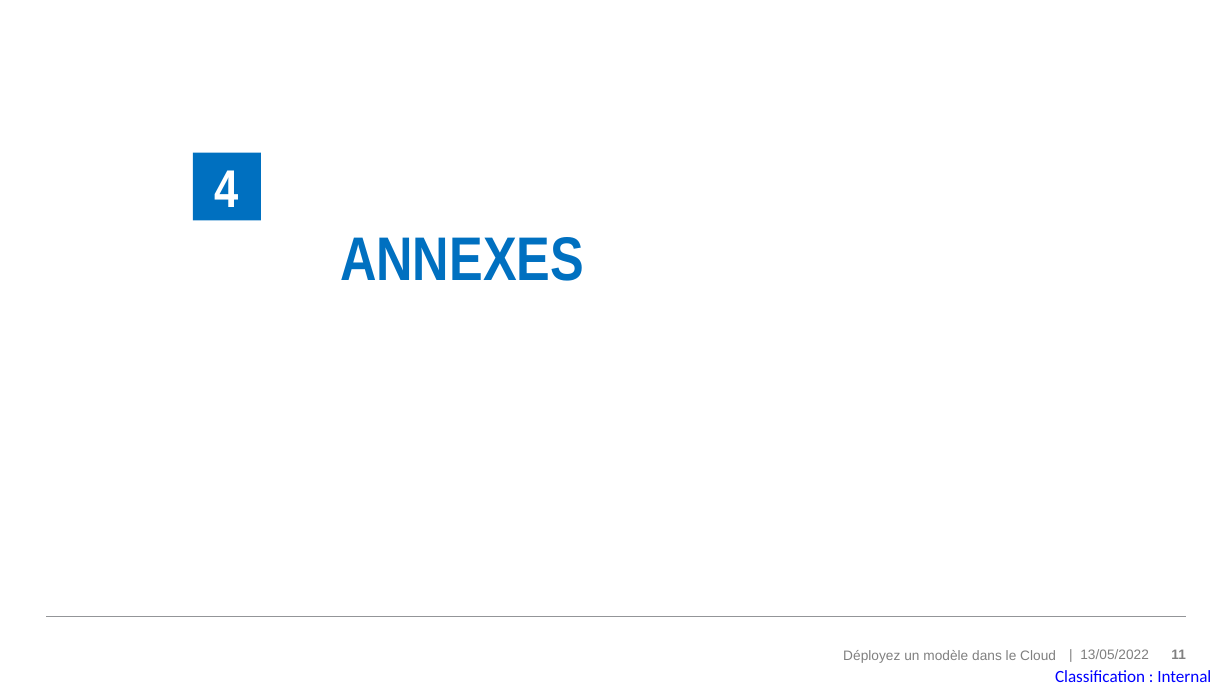
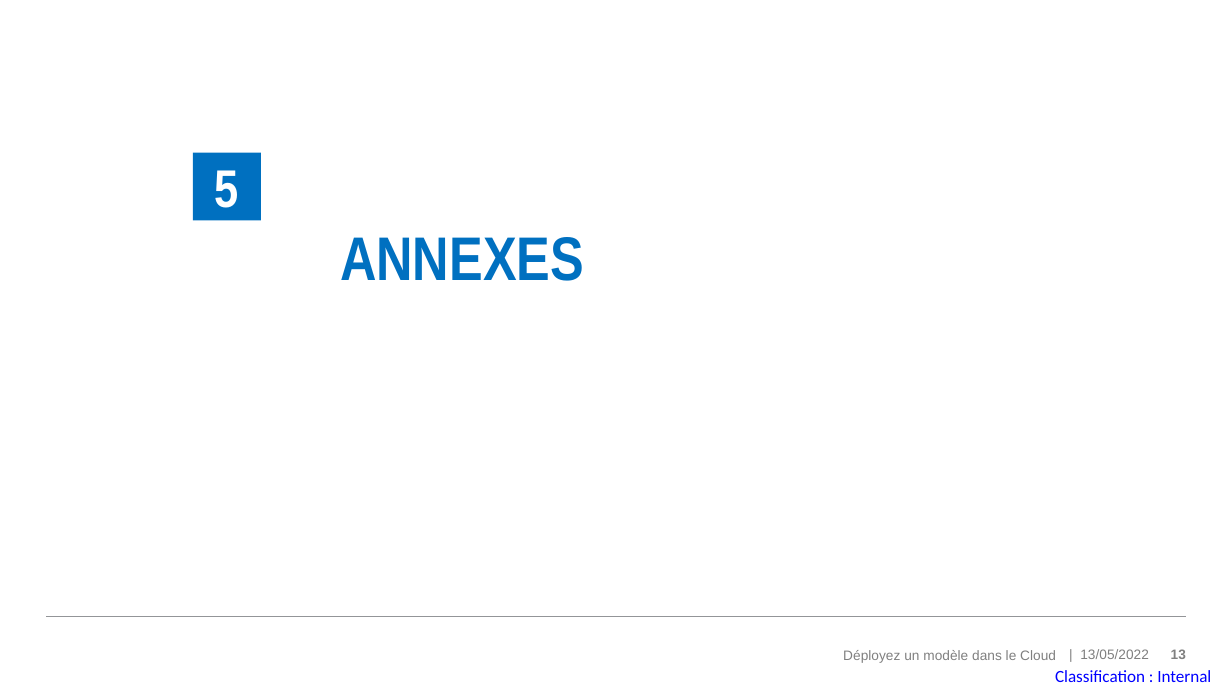
Before and after one commit to MadesLaurence/OpenClassrooms-Fruits-Project-8-, a slide deck: slide 13 of P8_10_support.pptx (slide 11 before the commit). Drawn at 1232x693 pixels with LibreOffice and Linux fonts; fonts in the diff are those of the drawing. Boxes give left, top, right and bottom in pixels: in the first picture for what was removed or moved away, otherwise in the second. Text is boxed around its words. In the diff, an @@ line names an element or a change of style, - is before the commit and + after.

```diff
--- a/P8_10_support.pptx
+++ b/P8_10_support.pptx
@@ subtitle at <box>215,170,239,208</box>: text changed @@
-4
+5
@@ page number at <box>1171,649,1186,659</box>: text changed @@
-11
+13
```
Also in this commit, not shown: 6 other slides changed, 3 slides added, 3 slides removed, 1 other file.
